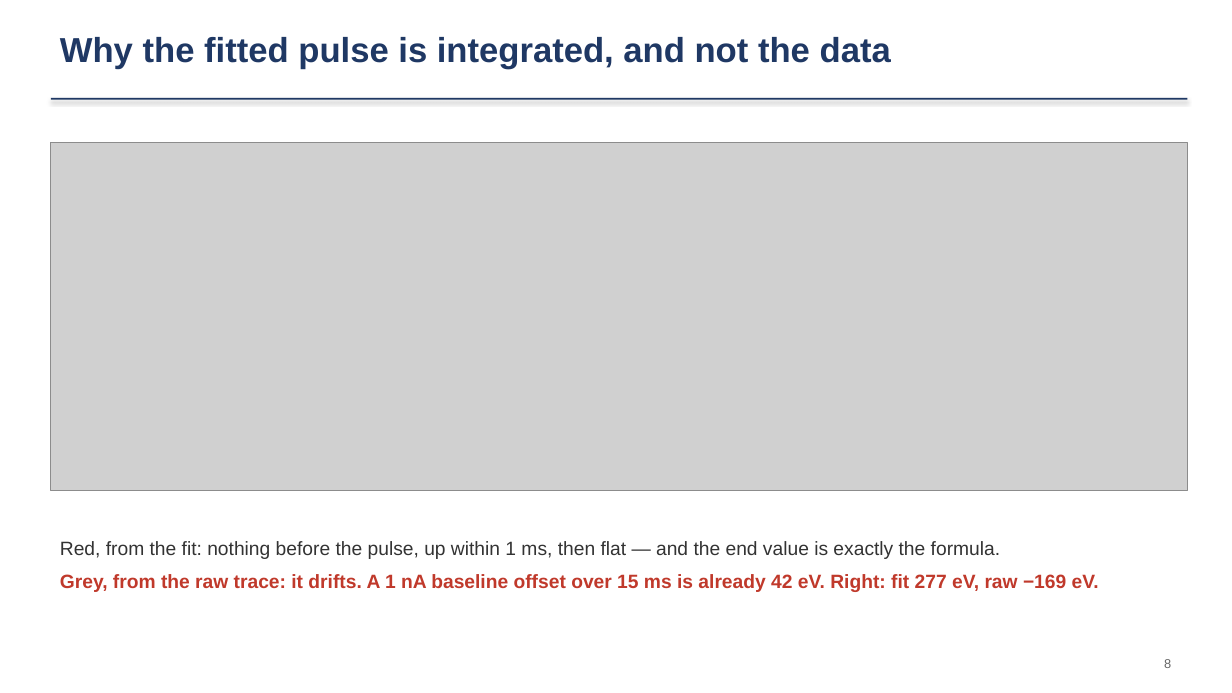
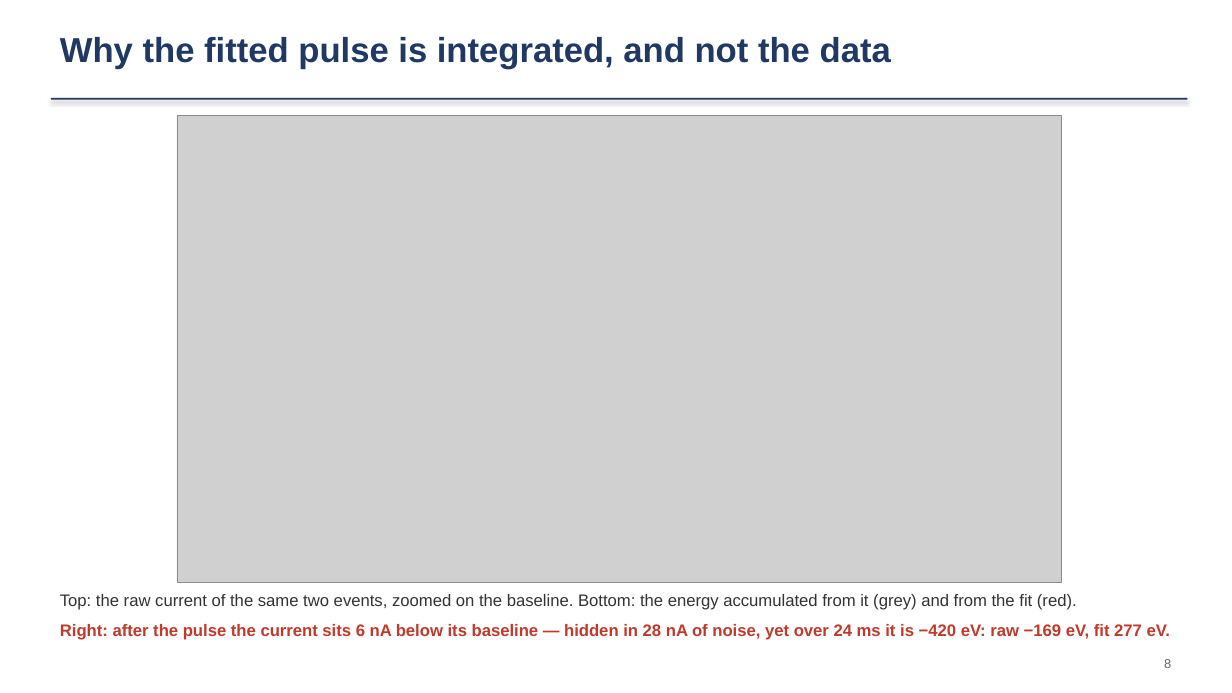
Before and after one commit to ZhihengLi0/urop, a slide deck: slide 8 of snolab/collection_efficiency/presentation/SNOLAB_R4_collection_efficiency_20260910.pptx. Drawn at 1232x693 pixels with LibreOffice and Linux fonts; fonts in the diff are those of the drawing; grey boxes stand for pictures. Boxes give left, top, right and bottom in pixels: in the first picture for what was removed or moved away, otherwise in the second. Text is boxed around its words. In the diff, an @@ line names an element or a change of style, - is before the commit and + after.

```diff
--- a/snolab/collection_efficiency/presentation/SNOLAB_R4_collection_efficiency_20260910.pptx
+++ b/snolab/collection_efficiency/presentation/SNOLAB_R4_collection_efficiency_20260910.pptx
@@ picture: place and size @@
-picture at bbox=[51, 143, 1188, 491]
+picture at bbox=[177, 116, 1062, 582]
@@ text at bbox=[60, 594, 1170, 640]: text changed; size 15 to 13 pt; text colour #C0392B to #333333; bold off @@
-Red, from the fit: nothing before the pulse, up within 1 ms, then flat — and the end value is exactly the formula.
-Grey, from the raw trace: it drifts. A 1 nA baseline offset over 15 ms is already 42 eV. Right: fit 277 eV, raw −169 eV.
+Top: the raw current of the same two events, zoomed on the baseline. Bottom: the energy accumulated from it (grey) and from the fit (red).
+Right: after the pulse the current sits 6 nA below its baseline — hidden in 28 nA of noise, yet over 24 ms it is −420 eV: raw −169 eV, fit 277 eV.
```
Also in this commit, not shown: 5 other slides changed, 18 other files.
